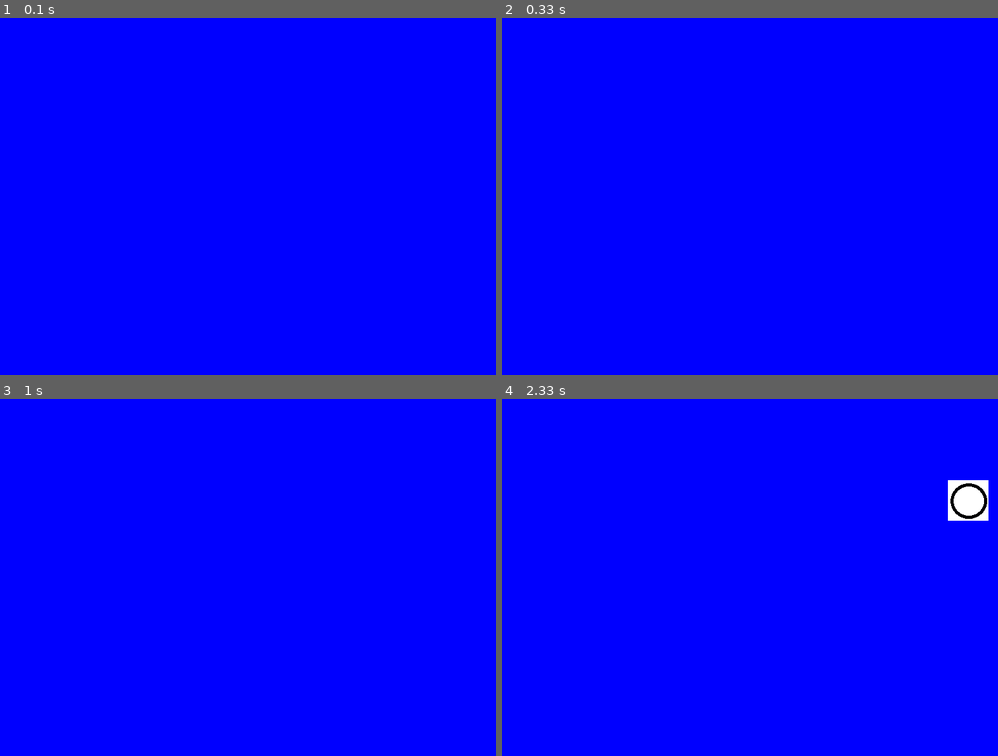
Above: before the commit, frames 1-4 (two rows, left to right).
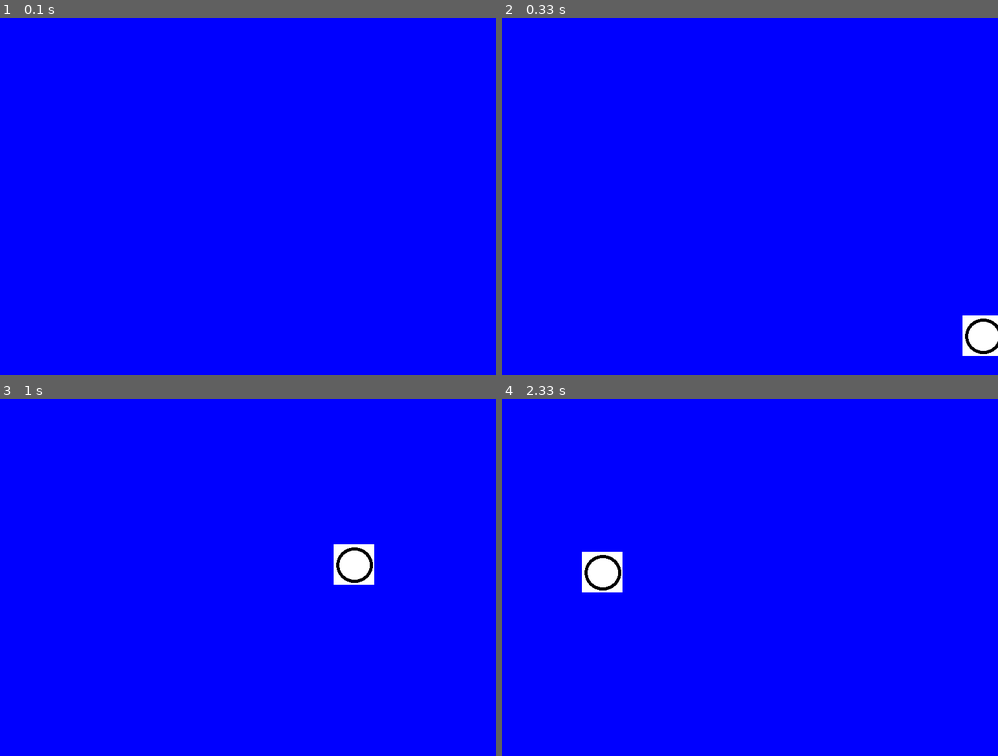
Above: after the commit, the same moments.

Repository: shavhp/WP1-CHILLASHOOTS
Game: pygame game, started from Eerste_week_oefenen1/stepbystep.py
The game is run twice, just before and just after one commit, with the same random seed, the same clock (stepped at 60 frames per second) and the same inputs.
Inputs:
- Up to frame 1 (0.1 s): no input
- Up to frame 2 (0.33 s): no input
- Up to frame 3 (1 s): no input
- Up to frame 4 (2.33 s): no input

Frame 1 is identical in both runs. In frame 2, 0.8% of the frame differs, in the area x 92-100%, y 83-95%; in frame 3, 0.9%; in frame 4, 1.9%, in the area x 16-99%, y 22-55%.

Commit message:
Refactor and Update: Converted the test enemy to use classes and a seperated module. The enemy reverses when hitting the screen boundries.

Diff:
--- /dev/null
+++ b/Eerste_week_oefenen1/enemy.py
@@ -0,0 +1,55 @@
+import pygame
+from pygame.sprite import Sprite
+import random
+
+
+class DummyEnemy(Sprite):
+    # Object variables
+    def __init__(
+        self,
+        enemy_speed_x=random.randint(3, 6),
+        enemy_speed_y=6,
+        enemy_image="../images/test.png",
+        x_start=864,
+        y_start=random.randint(0, 536),
+    ):
+        # Variables using self
+        super().__init__()
+        # Create index thing of the speed variables for reversing
+        self.enemy_speed_x = enemy_speed_x
+        self.enemy_speed_y = enemy_speed_y
+        self.current_speed = [self.enemy_speed_x, self.enemy_speed_y]
+        self.image = pygame.image.load(enemy_image).convert_alpha()
+        # Object rectangle needed for collision
+        self.rect = self.image.get_rect()
+        self.rect.x = x_start
+        self.rect.y = y_start
+
+    # Draw the object on the display, collision rectangle checking canvas size,
+    # and equalling object speed to the rectangle
+    def update(self, canvas):
+        self.bounce_if_required(canvas.get_width(), canvas.get_height())
+        self.rect = self.rect.move(self.current_speed)
+        canvas.blit(self.image, self.rect)
+
+    def bounce_if_required(self, screen_width, screen_height):
+        # Enemy reverses when hitting the left side of the display.
+        if self.rect.left <= 0:
+            self.current_speed[0] = self.enemy_speed_x
+        # Enemy reverses when hitting the right side of the display.
+        elif self.rect.right >= screen_width:
+            self.current_speed[0] = -self.enemy_speed_x
+
+        # Enemy reverses when hitting the top side of the display.
+        if self.rect.top <= 0:
+            self.current_speed[1] = self.enemy_speed_y
+        # Enemy reverses when hitting the bottom side of the display.
+        elif self.rect.bottom >= screen_height:
+            self.current_speed[1] = -self.enemy_speed_y
+
+    def reverse(self):
+        self.current_speed[0] = -self.current_speed[0]
+        self.current_speed[1] = -self.current_speed[1]
+
+
+print("Enemy Module Successfully Loaded.")
--- a/Eerste_week_oefenen1/stepbystep.py
+++ b/Eerste_week_oefenen1/stepbystep.py
@@ -1,6 +1,8 @@
 # Importing and initializing PyGame resources and a randomizer module
 import pygame
+from enemy import DummyEnemy
 import random
+
 pygame.init()
 
 # Screen, background and canvas variables
@@ -12,14 +14,9 @@
 
 # This sets the window bar text and logo
 pygame.display.set_caption("Test enemy")
-icon = pygame.image.load("chinchilla_icon_sha.png")
+icon = pygame.image.load("../images/chinchilla_icon_sha.png")
 pygame.display.set_icon(icon)
 
-# Enemy variables
-enemy_img = pygame.image.load('../images/test.png')
-enemy_x = 864
-enemy_y = random.randint(0, 536)
-enemy_x_speed = random.randint(1, 3)
 
 # The game looping until the program is exited
 def quit_game_requested():
@@ -40,15 +37,16 @@
     return halting
 
 
+# Defining placeholder enemy
+enemy = DummyEnemy()
+
 # Create a window while the previous function is still running
 while not quit_game_requested():
     # The canvas gets filled with whatever the background color is (currently blue)
     canvas.fill(BACKGROUND_COLOR)
 
-    # Spawn the test enemy, it will be random each time the application starts
-    canvas.blit(enemy_img, (enemy_x, enemy_y))
-    if enemy_x != -64:
-        enemy_x = enemy_x - enemy_x_speed
+    # Draw the test enemy, it will be random each time the application starts
+    enemy.update(canvas)
 
 
     # Despite what the "flip" part suggests, it's not actually flipping the display
@@ -56,6 +54,5 @@
     # Items that are drawn must be before this command in order to show up on the display
     pygame.display.flip()
 
-
 # When the program quits, this text will be printed before termination
 print("Program Terminated")
